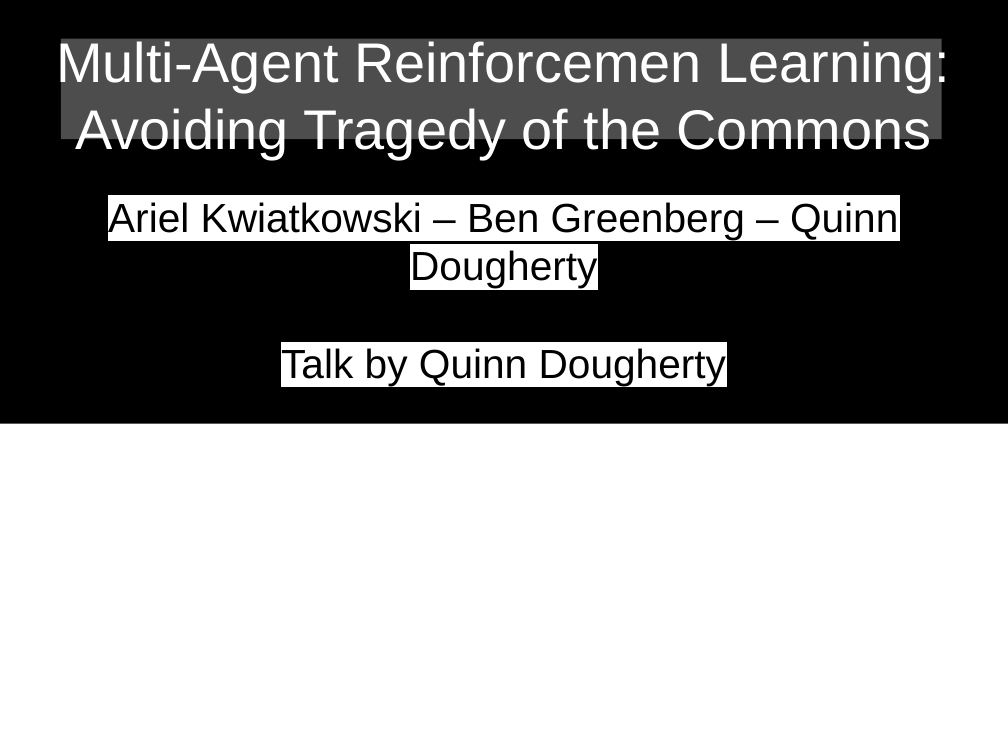
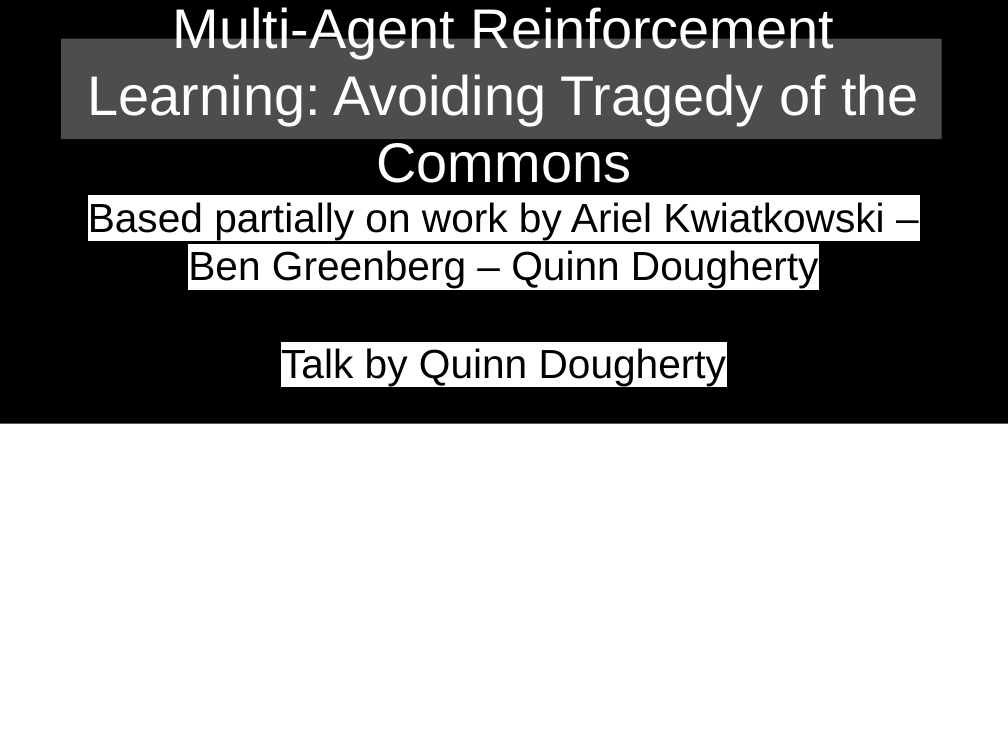
Before and after one commit to quinn-dougherty/marl-cpr-dataphilly-talk, a slide deck: slide 1 of marl-cpr-talk.odp. Drawn at 1008x756 pixels with LibreOffice and Linux fonts; fonts in the diff are those of the drawing; background and template pictures are left out. Boxes give left, top, right and bottom in pixels: in the first picture for what was removed or moved away, otherwise in the second. Text is boxed around its words. In the diff, an @@ line names an element or a change of style, - is before the commit and + after.

```diff
--- a/marl-cpr-talk.odp
+++ b/marl-cpr-talk.odp
@@ title at (x1=88, y1=4, x2=919, y2=183): text changed @@
-Multi-Agent Reinforcemen Learning: Avoiding Tragedy of the Commons
+Multi-Agent Reinforcement Learning: Avoiding Tragedy of the Commons
@@ subtitle at (x1=88, y1=202, x2=884, y2=288): text changed @@
-Ariel Kwiatkowski – Ben Greenberg – Quinn Dougherty
+Based partially on work by Ariel Kwiatkowski – Ben Greenberg – Quinn Dougherty
```
Also in this commit, not shown: 5 other slides changed, 7 slides added, 2 other files.
